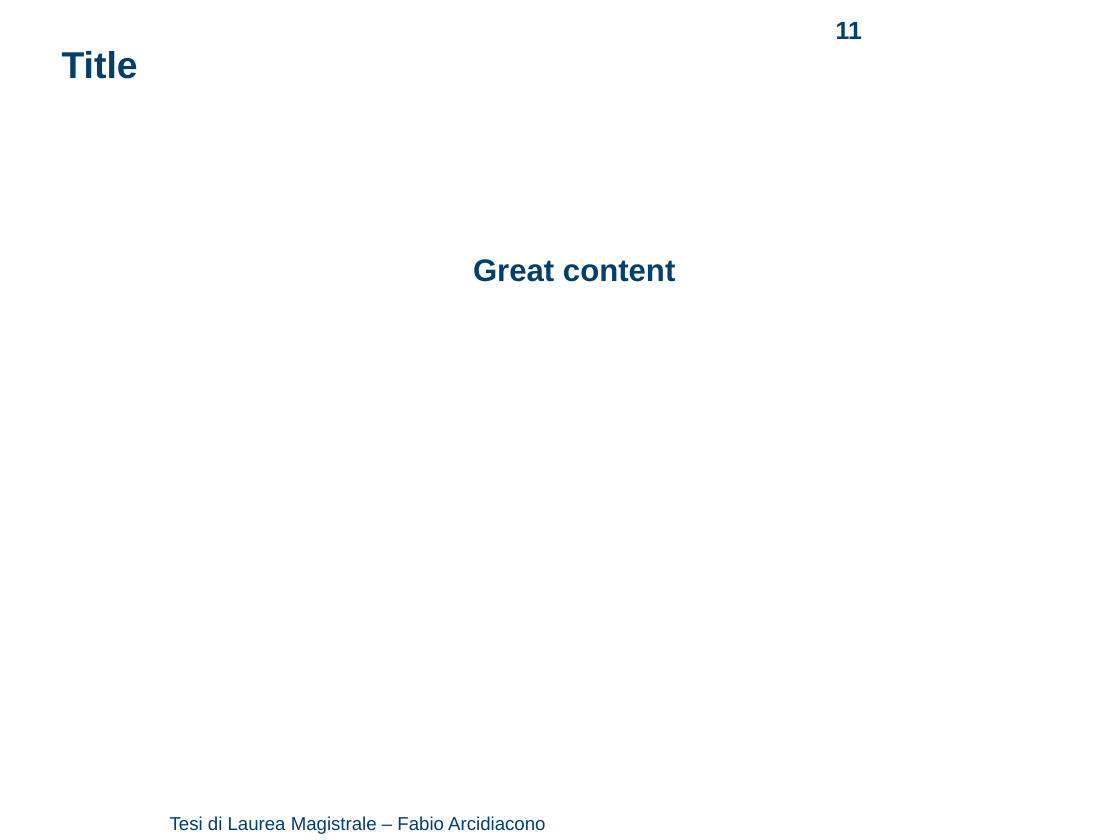
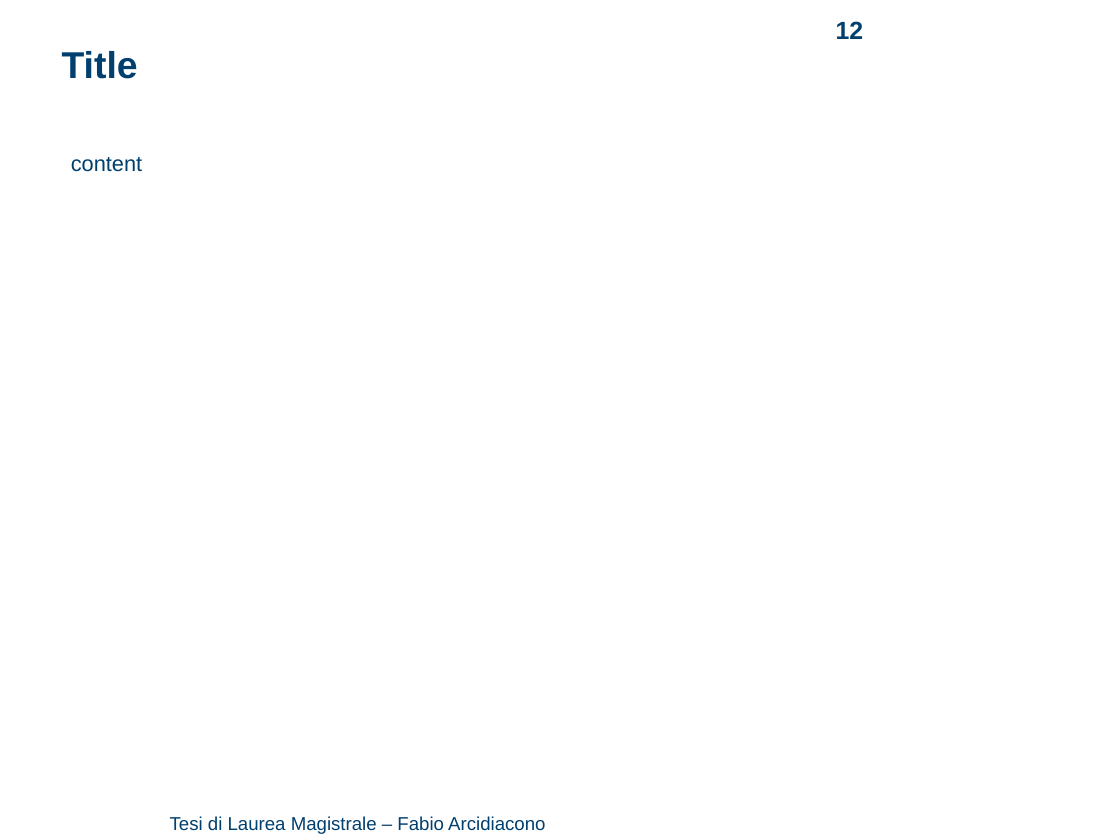
Before and after one commit to arci/thesis, a slide deck: slide 12 of presentation/ThesisPresentation.ppt (slide 11 before the commit). Drawn at 1120x840 pixels with LibreOffice and Linux fonts; fonts in the diff are those of the drawing; background and template pictures are left out. Boxes give left, top, right and bottom in pixels: in the first picture for what was removed or moved away, otherwise in the second. Text is boxed around its words. In the diff, an @@ line names an element or a change of style, - is before the commit and + after.

```diff
--- a/presentation/ThesisPresentation.ppt
+++ b/presentation/ThesisPresentation.ppt
@@ page number at [836, 21, 864, 39]: text changed @@
-11
+12
@@ text at [71, 157, 143, 172]: text changed; size 20 to 14 pt; bold off @@
-Great content
+content
```
Also in this commit, not shown: 11 other slides changed, 2 slides added, 1 slide removed, 1 other file.
